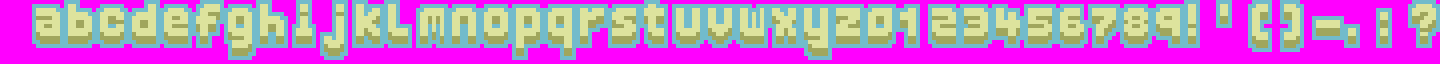
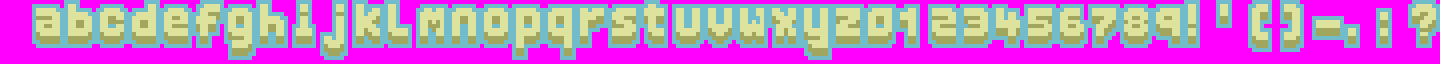
Layers edited between the first and the second (1440, 64) image:
added layer "New 6x16 W (weird)" above "New 6x16 W" over (748, 4, 760, 44)
added layer "New 6x16 M (weird)" above "New 6x16 M" over (428, 8, 440, 48)
